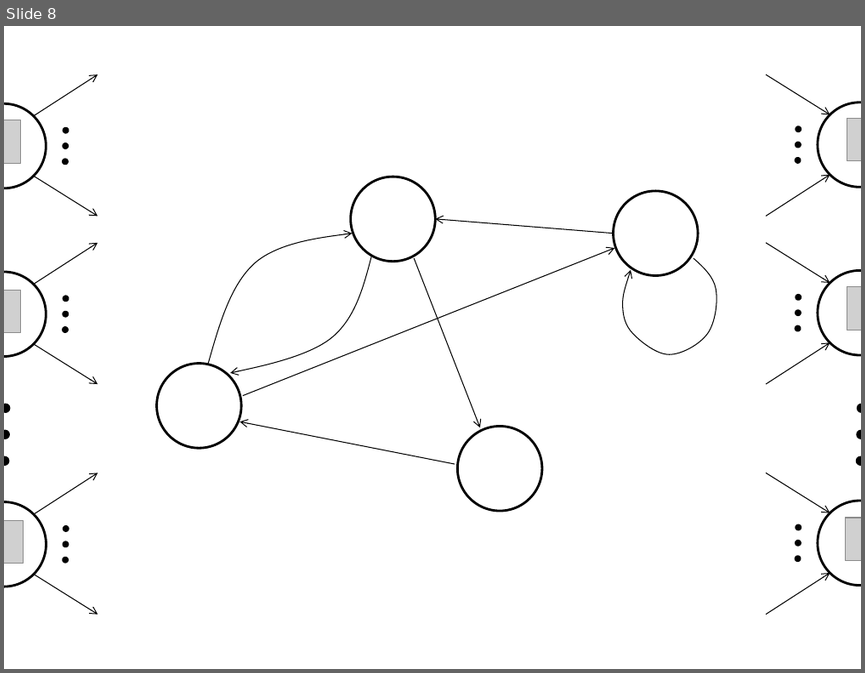
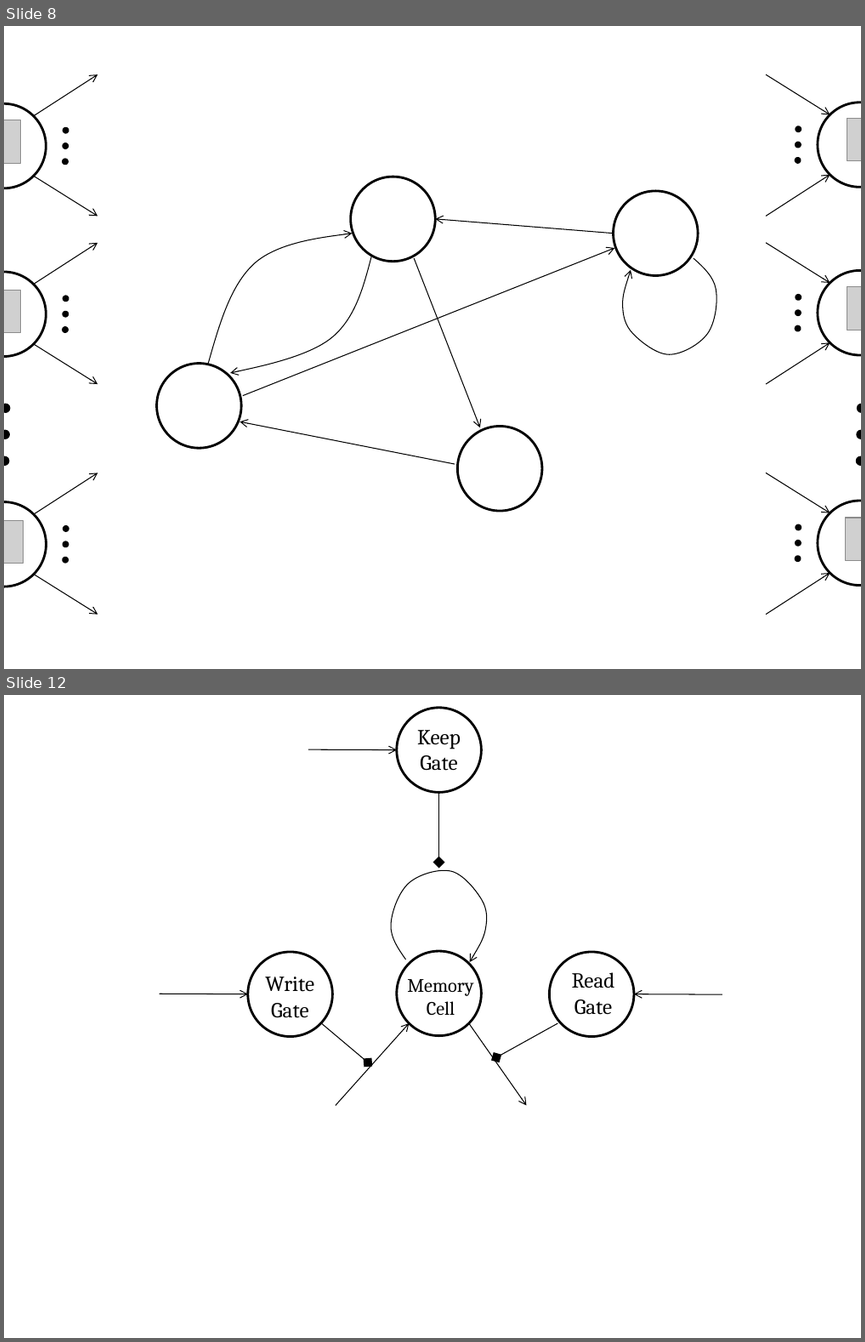
Before and after one commit to darksigma/darksigma.github.io, a slide deck: _site/figures.pptx. Shown one above the other, each under a label of ours: slide 8 before the commit, slides 8 and 12 after it; the slides between them are not shown. The pictures are 865x673 and 865x1342 pixels, drawn with LibreOffice and Linux fonts; fonts in the diff are those of the drawing; grey boxes stand for pictures. Boxes give left, top, right and bottom in pixels: in the first picture for what was removed or moved away, otherwise in the second. Text is boxed around its words. In the diff, an @@ line names an element or a change of style, - is before the commit and + after.

```diff
--- a/_site/figures.pptx
+++ b/_site/figures.pptx
@@ slide 12 added at (4,695,861,1338), background #FFFFFF @@
@@ ellipse added at (397,708,481,793), outline #000000 2 pt @@
@@ text added at (417,730,460,771), 18 pt, text #000000 @@
+Keep
+Gate
@@ arrow added from (308, 750) to (397, 750), #000000 0.75 pt @@
@@ arrow added from (439, 794) to (439, 862), #000000 0.75 pt @@
@@ freeform shape added at (383,861,497,975), outline #000000 0.75 pt @@
@@ ellipse added at (248,952,333,1037), outline #000000 2 pt @@
@@ ellipse added at (397,951,481,1036), outline #000000 2 pt @@
@@ ellipse added at (549,952,634,1037), outline #000000 2 pt @@
@@ text added at (572,972,615,1015), 18 pt, text #000000 @@
+Read
+Gate
@@ arrow added from (159, 993) to (248, 994), #000000 0.75 pt @@
@@ text added at (265,976,314,1018), 18 pt, text #000000 @@
+Write
+Gate
@@ text added at (407,979,473,1015), 16 pt, text #000000 @@
+Memory
+Cell
@@ arrow added from (722, 994) to (634, 994), #000000 0.75 pt @@
@@ arrow added from (321, 1023) to (368, 1062), #000000 0.75 pt @@
@@ arrow added from (336, 1106) to (409, 1023), #000000 0.75 pt @@
@@ arrow added from (468, 1023) to (527, 1106), #000000 0.75 pt @@
@@ arrow added from (557, 1023) to (497, 1057), #000000 0.75 pt @@
```
Also in this commit, not shown: 4 other slides added, 5 other files.
